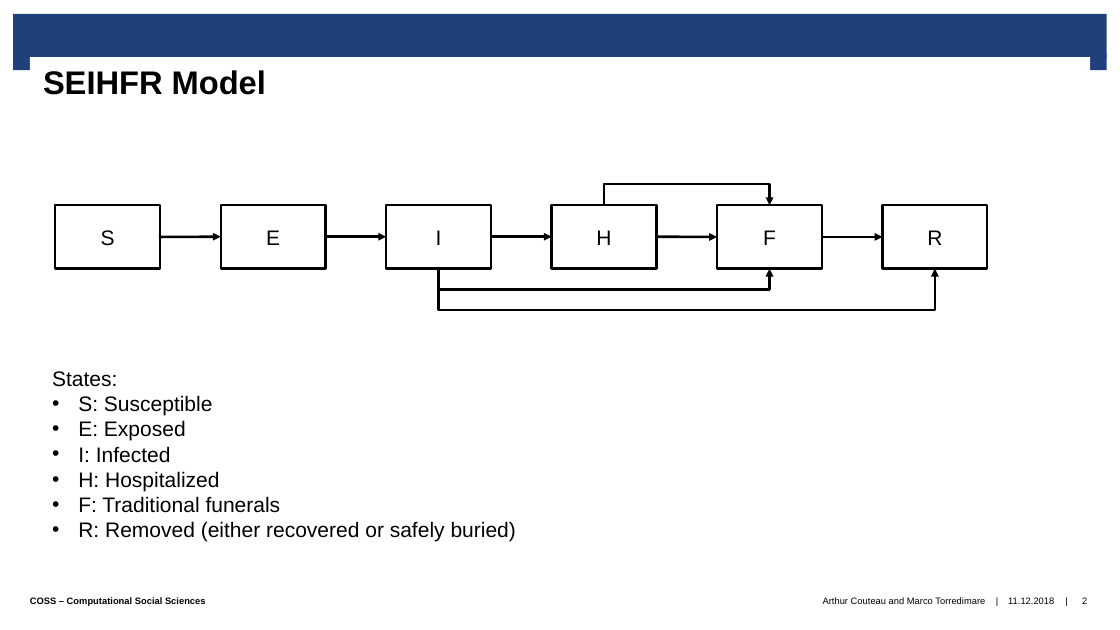
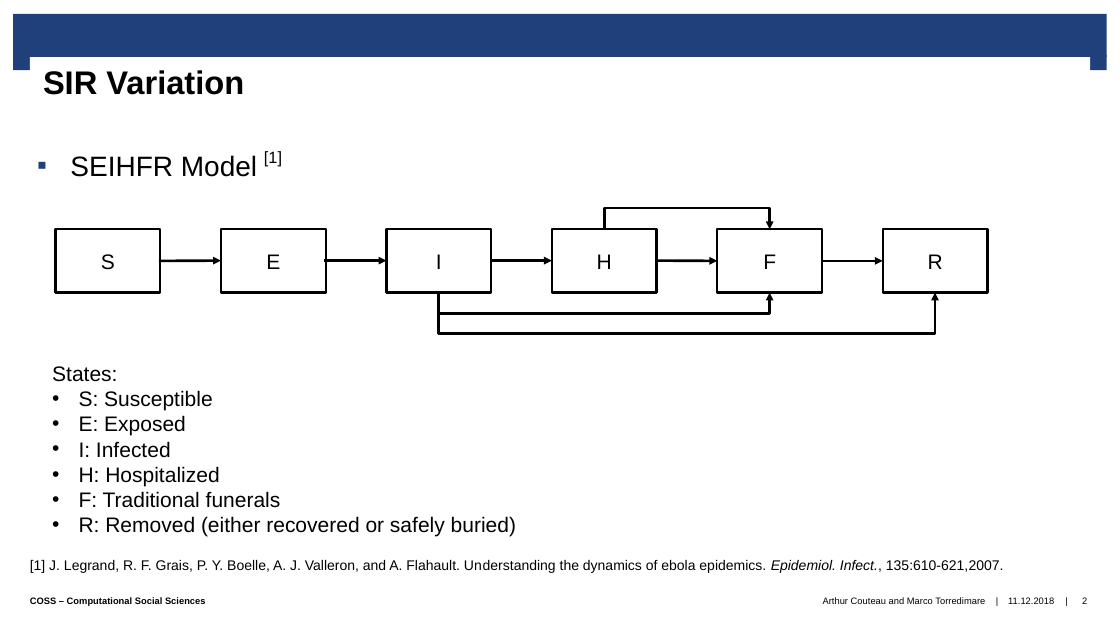
Before and after one commit to tasmaal/Are-you-SIRious-, a slide deck: slide 2 of final_presentation/Presentation.pptx. Drawn at 1120x630 pixels with LibreOffice and Linux fonts; fonts in the diff are those of the drawing; background and template pictures are left out. Boxes give left, top, right and bottom in pixels: in the first picture for what was removed or moved away, otherwise in the second. Text is boxed around its words. In the diff, an @@ line names an element or a change of style, - is before the commit and + after.

```diff
--- a/final_presentation/Presentation.pptx
+++ b/final_presentation/Presentation.pptx
@@ title at [43, 70, 244, 95]: text changed @@
-SEIHFR Model
+SIR Variation
@@ text added at [70, 155, 257, 177], 24 pt, text #000000 @@
+▪ SEIHFR Model
@@ text added at [264, 151, 282, 167], 14 pt, text #000000 @@
+[1]
@@ 6 rectangles, 5 arrows, 3 elbow arrows: place and size @@
-6 rectangles, 5 arrows, 3 elbow arrows at [55, 184, 987, 310]
+6 rectangles, 5 arrows, 3 elbow arrows at [55, 208, 987, 334]
@@ text "States:": place and size @@
-text "States:" at [52, 371, 516, 542]
+text "States:" at [52, 366, 516, 537]
@@ text added at [30, 560, 1004, 573], 12 pt, text #000000 @@
+[1] J. Legrand, R. F. Grais, P. Y. Boelle, A. J. Valleron, and A. Flahault. Understanding the dynamics of ebola epidemics. Epidemiol. Infect., 135:610-621,2007.
```
Also in this commit, not shown: 5 other slides changed, 1 slide removed, 2 other files.
